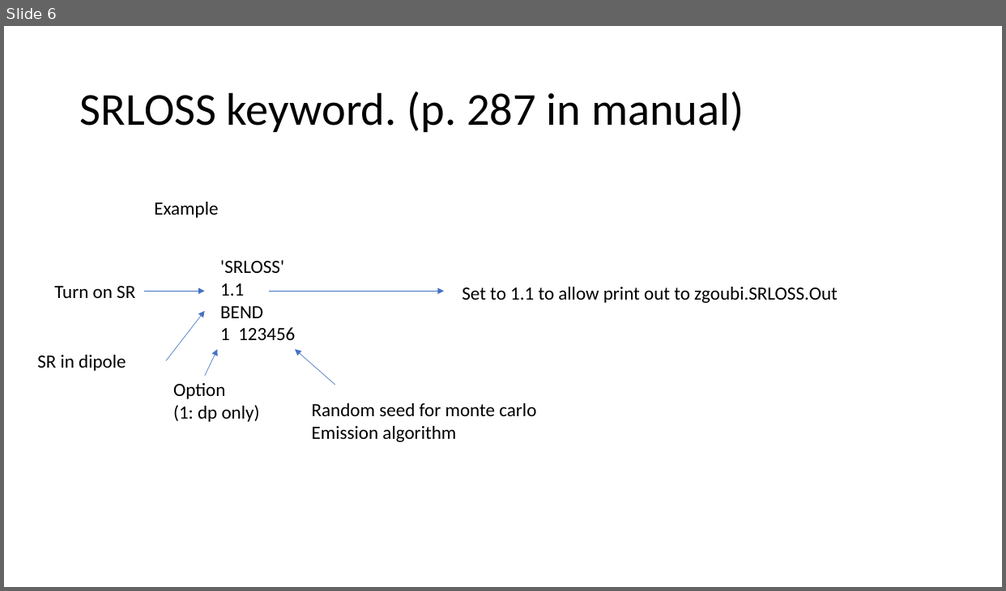
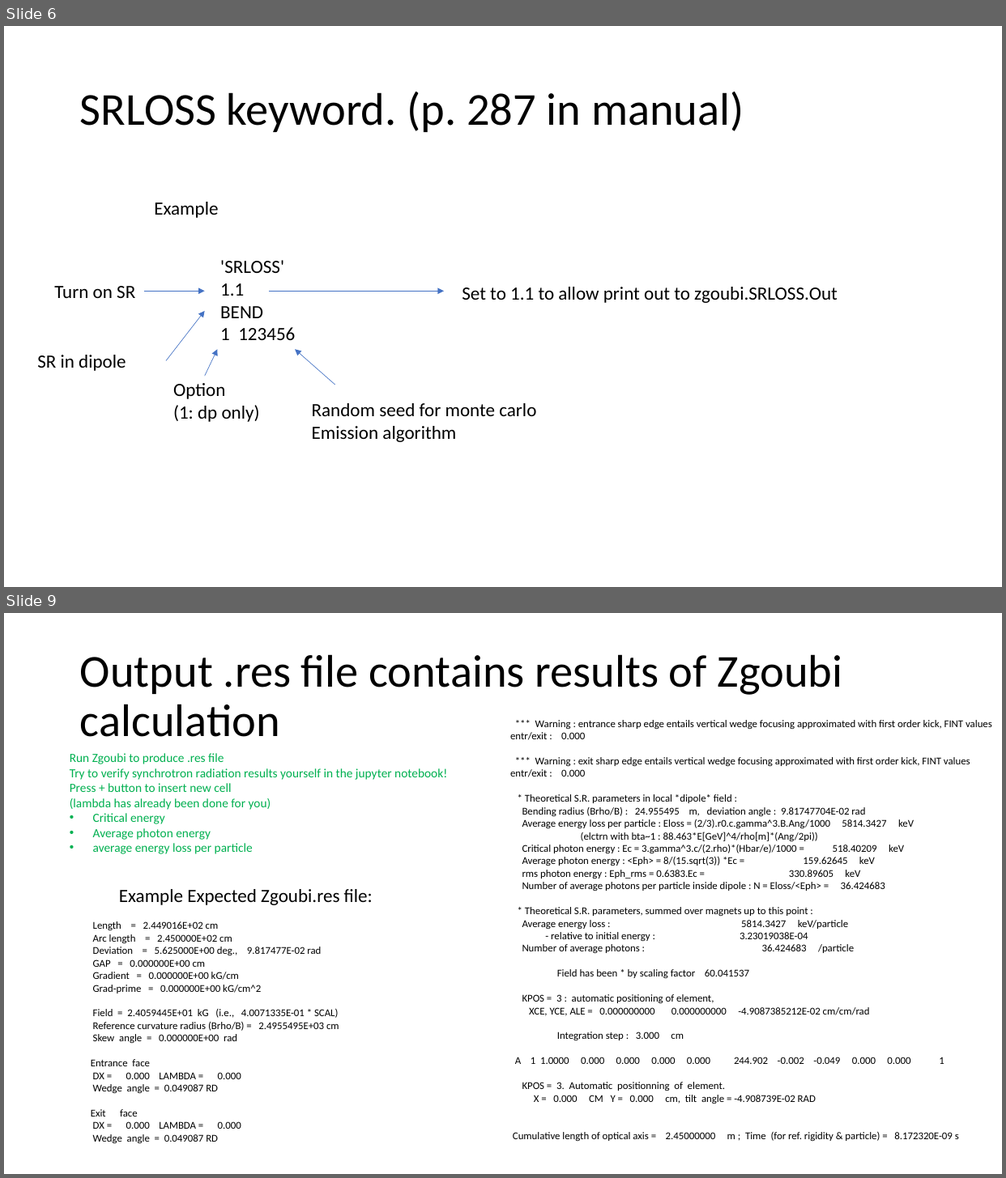
Before and after one commit to radiasoft/Zgoubi-Workshop, a slide deck: Tutorials/Tuesday/TutTu1/Tuesday Tutorial Slides.pptx. Shown one above the other, each under a label of ours: slide 6 before the commit, slides 6 and 9 after it; the slides between them are not shown. The pictures are 1006x591 and 1006x1178 pixels, drawn with LibreOffice and Linux fonts; fonts in the diff are those of the drawing. Boxes give left, top, right and bottom in pixels: in the first picture for what was removed or moved away, otherwise in the second. Text is boxed around its words. In the diff, an @@ line names an element or a change of style, - is before the commit and + after.

```diff
--- a/Tutorials/Tuesday/TutTu1/Tuesday Tutorial Slides.pptx
+++ b/Tutorials/Tuesday/TutTu1/Tuesday Tutorial Slides.pptx
@@ slide 9 added at [4, 613, 1002, 1174], background #FFFFFF @@
@@ title added at [80, 654, 843, 737], 44 pt, text #000000 @@
+Output .res file contains results of Zgoubi calculation
@@ text added at [510, 720, 992, 1141], 10 pt, text #000000 @@
+*** Warning : entrance sharp edge entails vertical wedge focusing approximated with first order kick, FINT values entr/exit : 0.000
+*** Warning : exit sharp edge entails vertical wedge focusing approximated with first order kick, FINT values entr/exit : 0.000
+* Theoretical S.R. parameters in local *dipole* field :
+Bending radius (Brho/B) : 24.955495 m, deviation angle : 9.81747704E-02 rad
+Average energy loss per particle : Eloss = (2/3).r0.c.gamma^3.B.Ang/1000 5814.3427 keV
+(elctrn with bta~1 : 88.463*E[GeV]^4/rho[m]*(Ang/2pi))
+Critical photon energy : Ec = 3.gamma^3.c/(2.rho)*(Hbar/e)/1000 = 518.40209 keV
+Average photon energy : <Eph> = 8/(15.sqrt(3)) *Ec = 159.62645 keV
+rms photon energy : Eph_rms = 0.6383.Ec = 330.89605 keV
+Number of average photons per particle inside dipole : N = Eloss/<Eph> = 36.424683
+* Theoretical S.R. parameters, summed over magnets up to this point :
+Average energy loss : 5814.3427 keV/particle
+- relative to initial energy : 3.23019038E-04
+Number of average photons : 36.424683 /particle
+Field has been * by scaling factor 60.041537
+KPOS = 3 : automatic positioning of element,
+XCE, YCE, ALE = 0.000000000 0.000000000 -4.9087385212E-02 cm/cm/rad
+Integration step : 3.000 cm
+A 1 1.0000 0.000 0.000 0.000 0.000 244.902 -0.002 -0.049 0.000 0.000 1
+KPOS = 3. Automatic positionning of element.
+X = 0.000 CM Y = 0.000 cm, tilt angle = -4.908739E-02 RAD
+Cumulative length of optical axis = 2.45000000 m ; Time (for ref. rigidity & particle) = 8.172320E-09 s
@@ text added at [70, 753, 447, 854], 12 pt, text #00B050 @@
+Run Zgoubi to produce .res file
+Try to verify synchrotron radiation results yourself in the jupyter notebook!
+Press + button to insert new cell
+(lambda has already been done for you)
+• Critical energy
+• Average photon energy
+• average energy loss per particle
@@ text added at [119, 889, 373, 905], 18 pt, text #000000 @@
+Example Expected Zgoubi.res file:
@@ text added at [91, 922, 339, 1144], 10 pt, text #000000 @@
+Length = 2.449016E+02 cm
+Arc length = 2.450000E+02 cm
+Deviation = 5.625000E+00 deg., 9.817477E-02 rad
+GAP = 0.000000E+00 cm
+Gradient = 0.000000E+00 kG/cm
+Grad-prime = 0.000000E+00 kG/cm^2
+Field = 2.4059445E+01 kG (i.e., 4.0071335E-01 * SCAL)
+Reference curvature radius (Brho/B) = 2.4955495E+03 cm
+Skew angle = 0.000000E+00 rad
+Entrance face
+DX = 0.000 LAMBDA = 0.000
+Wedge angle = 0.049087 RD
+Exit face
+DX = 0.000 LAMBDA = 0.000
+Wedge angle = 0.049087 RD
```
Also in this commit, not shown: 4 slides changed, 9 other slides added, 5 slides removed.
